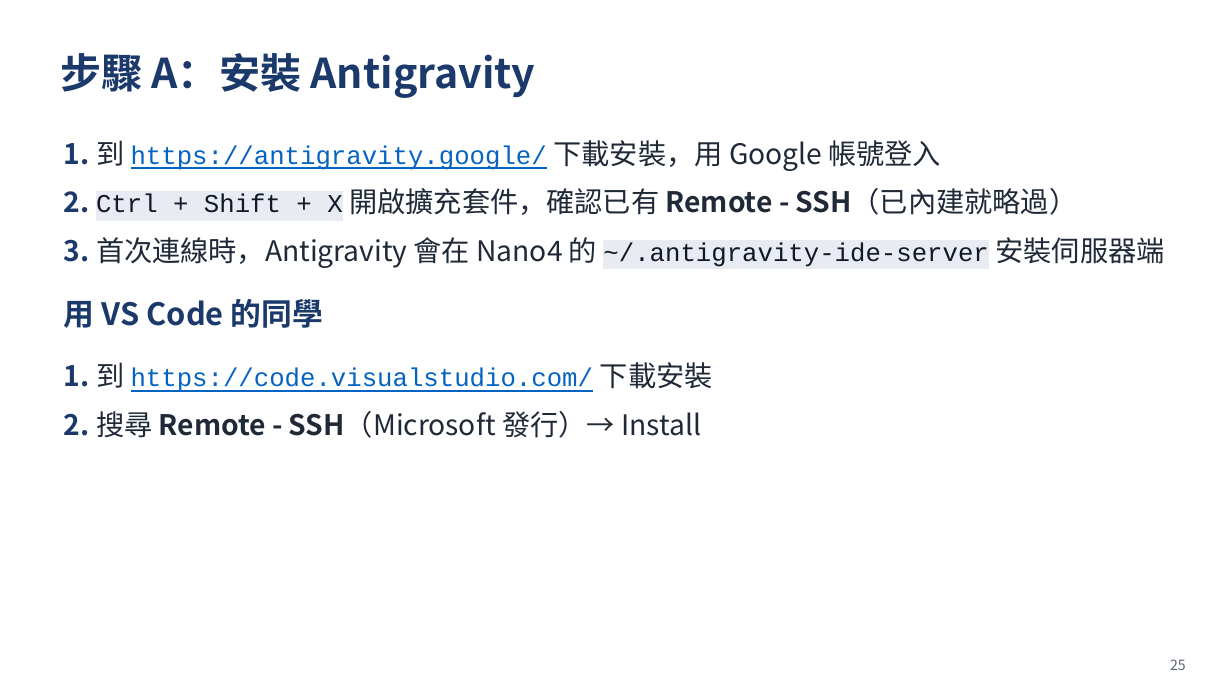
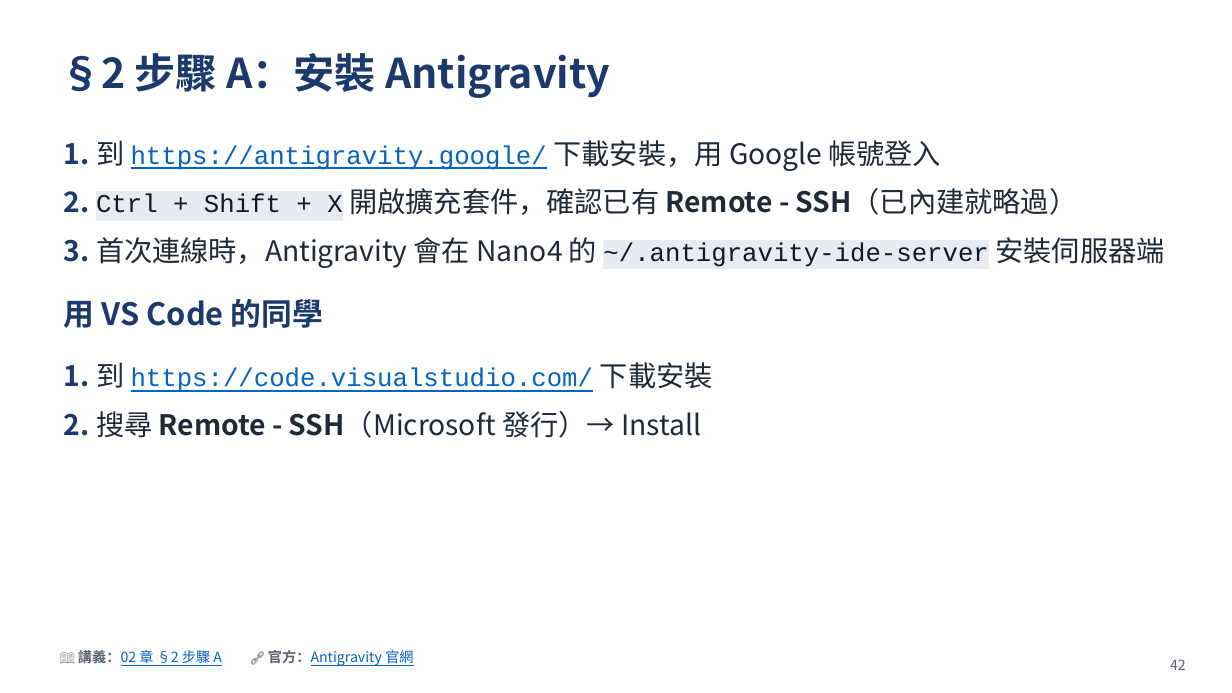
Before and after one commit to gemini960114/Nano4-Docs, a slide deck: slide 42 of slide.pptx (slide 25 before the commit). Drawn at 1232x693 pixels with LibreOffice and Linux fonts; fonts in the diff are those of the drawing. Boxes give left, top, right and bottom in pixels: in the first picture for what was removed or moved away, otherwise in the second. Text is boxed around its words. In the diff, an @@ line names an element or a change of style, - is before the commit and + after.

```diff
--- a/slide.pptx
+++ b/slide.pptx
@@ text at [60,53,610,98]: text changed @@
-步驟 A：安裝 Antigravity
+§2 步驟 A：安裝 Antigravity
@@ text added at [78,648,413,666], 11 pt, text #0563C1, underline @@
+📖 講義：02 章 §2 步驟 A 🔗 官方：Antigravity 官網
@@ text at [1170,659,1186,670]: text changed @@
-25
+42
```
Also in this commit, not shown: 51 other slides changed, 19 slides added, 1 other file.
